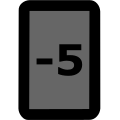
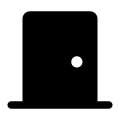
Comparing the layer stacks of the two 120px x 120px images. Changes:
showed "door-fill-phosphoricon.svg" over [left=7, top=11, right=113, bottom=109]
hid "discard5_96dp_000000_FILL0_wght400_GRAD0_opsz48.svg" over [left=18, top=0, right=101, bottom=120]
